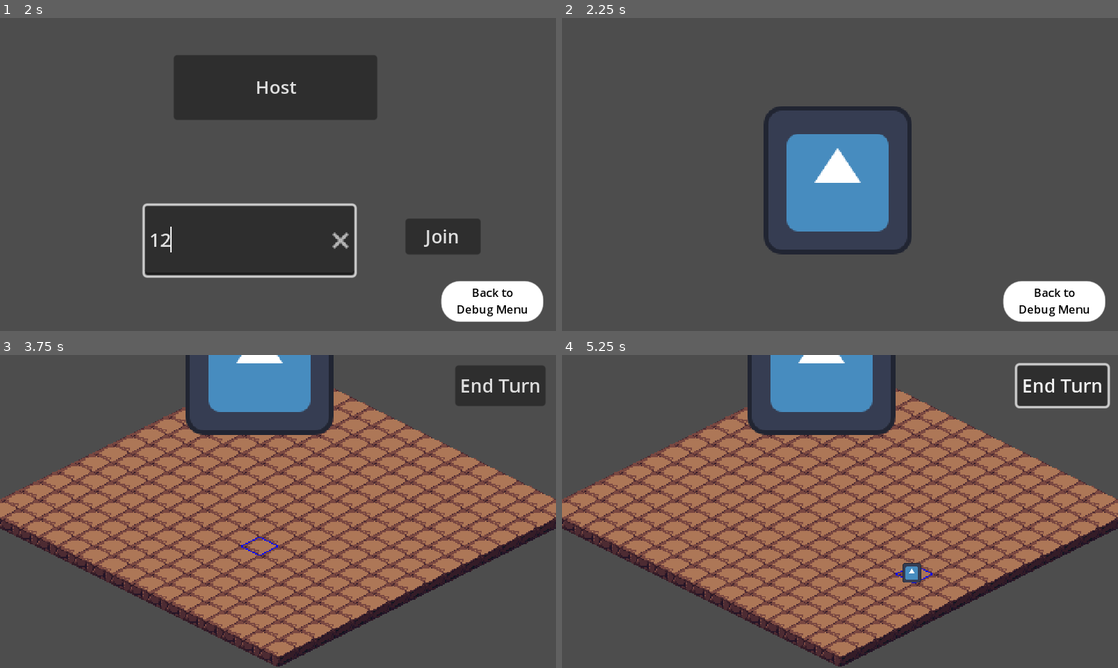
Above: before the commit, frames 1-4 (two rows, left to right).
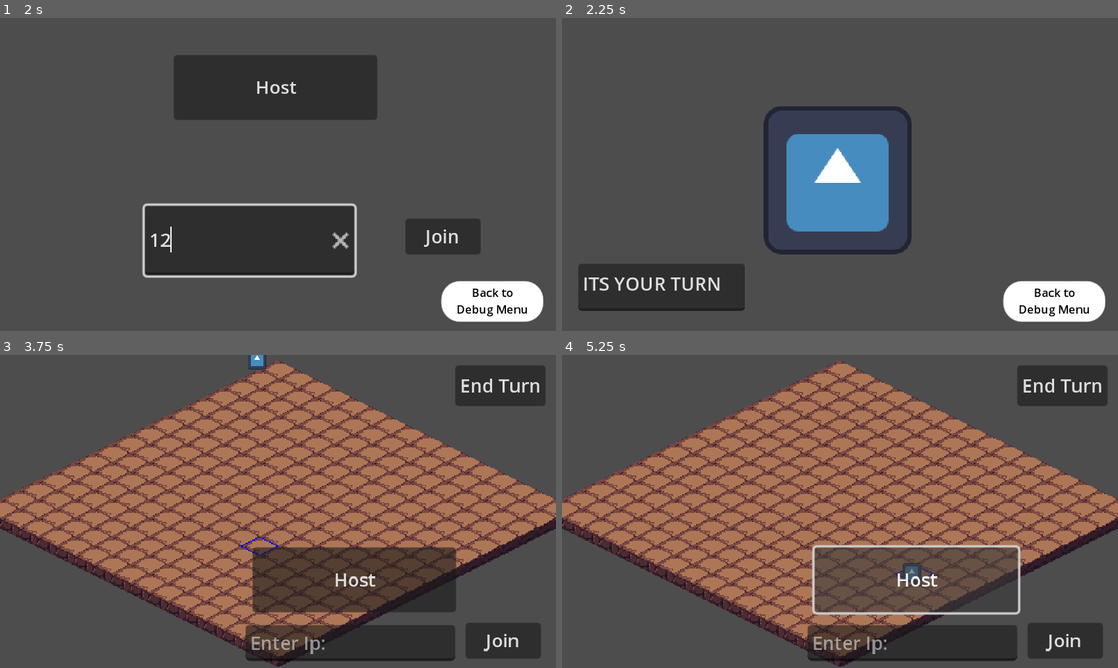
Above: after the commit, the same moments.

Repository: CodingMan275/gunslinger
Game: Godot game, scene res://debug_screen/debug_menu.tscn
The game is run twice, just before and just after one commit, with the same random seed, the same clock (stepped at 60 frames per second) and the same inputs. The engine's default icon, where the game draws it, is replaced by a stand-in: a white triangle on a blue panel in a dark square.
Inputs (mouse positions are in pixels of both pictures, inside the frame that each line leads up to):
- Up to frame 1 (2 s): click "world" at 0.5 s; click (250, 240) at 1.27 s; type "12" at 1.35 s
- Up to frame 2 (2.25 s): click "Host" at 2 s
- Up to frame 3 (3.75 s): click "Back to Debug Menu" at 2.75 s; click "node_2d" at 3.5 s
- Up to frame 4 (5.25 s): click "End Turn" at 4.25 s; click (917, 580) at 5 s, where only the run after the commit has a clickable "Host"

Frame 1 is identical in both runs. In frame 2, 4.4% of the frame differs, in the area x 2-33%, y 78-94%; in frame 3, 19%; in frame 4, 19%, in the area x 33-99%, y 0-98%.
Error after the commit: Attempt to call function 'grab_focus' in base 'null instance' on a null instance. (res://tile_map.gd:23)

Commit message:
Peer ID Connected to Tile Map
Im sorry if this breaks

Diff:
--- a/Player.tscn
+++ b/Player.tscn
@@ -24,4 +24,13 @@
 [node name="MultiplayerSynchronizer" type="MultiplayerSynchronizer" parent="."]
 replication_config = SubResource("SceneReplicationConfig_42imv")
 
+[node name="CanvasLayer" type="CanvasLayer" parent="."]
+
+[node name="TextEdit" type="TextEdit" parent="CanvasLayer"]
+offset_left = 14.0
+offset_top = 212.0
+offset_right = 158.0
+offset_bottom = 253.0
+text = "ITS YOUR TURN"
+
 [connection signal="ready" from="." to="." method="_on_ready"]
--- a/node_2d.tscn
+++ b/node_2d.tscn
@@ -450,6 +450,14 @@
 sources/0 = SubResource("TileSetAtlasSource_p1dyh")
 sources/1 = SubResource("TileSetAtlasSource_bqeqs")
 
+[sub_resource type="SceneReplicationConfig" id="SceneReplicationConfig_mfl53"]
+properties/0/path = NodePath("MoveablePlayer:position")
+properties/0/spawn = true
+properties/0/replication_mode = 1
+properties/1/path = NodePath("CanvasLayer/Button:button_pressed")
+properties/1/spawn = true
+properties/1/replication_mode = 1
+
 [node name="Node2D" type="Node2D"]
 
 [node name="TileMap" type="TileMap" parent="."]
@@ -460,6 +468,7 @@
 layer_1/name = "Layer1"
 layer_1/y_sort_enabled = true
 script = ExtResource("3_m8k54")
+player_scene = ExtResource("5_lmdmc")
 
 [node name="Camera2D" type="Camera2D" parent="."]
 offset = Vector2(16, 130)
@@ -476,7 +485,42 @@
 action_mode = 0
 text = "End Turn"
 
-[node name="Player" parent="." instance=ExtResource("5_lmdmc")]
-
-[connection signal="Order" from="TileMap" to="Player" method="_on_tile_map_order"]
+[node name="Host" type="Button" parent="CanvasLayer"]
+anchors_preset = -1
+anchor_left = 0.454
+anchor_top = 0.615
+anchor_right = 0.82
+anchor_bottom = 0.822
+offset_left = 0.0799866
+offset_top = -0.0500031
+offset_right = 0.103973
+offset_bottom = -0.00396729
+text = "Host"
+
+[node name="Join" type="Button" parent="CanvasLayer"]
+anchors_preset = -1
+anchor_left = 0.837
+anchor_top = 0.856
+anchor_right = 0.973
+anchor_bottom = 0.97
+offset_left = 0.23999
+offset_top = -0.12001
+offset_right = -0.0400391
+offset_bottom = 0.100006
+text = "Join"
+
+[node name="LineEdit" type="LineEdit" parent="CanvasLayer"]
+offset_left = 212.0
+offset_top = 233.0
+offset_right = 393.0
+offset_bottom = 264.0
+placeholder_text = "Enter Ip:"
+clear_button_enabled = true
+
+[node name="MultiplayerSpawner" type="MultiplayerSpawner" parent="."]
+spawn_path = NodePath("..")
+
+[node name="MultiplayerSynchronizer" type="MultiplayerSynchronizer" parent="."]
+replication_config = SubResource("SceneReplicationConfig_mfl53")
+
 [connection signal="pressed" from="CanvasLayer/Button" to="TileMap" method="_on_button_pressed"]
--- a/player.gd
+++ b/player.gd
@@ -11,14 +11,34 @@
 
 #Player ID which will be determined on creation
 #Based on number of current connected peers
-var Player_ID = 0
+var Host_ID = 0
+var Client_ID = 0
 
+
+#When Host instantitates the play it is given special player 1 priviliges
+#Also giving it an ID based on number of peers messed it up
+func _on_host_id_signal(ID) -> void:
+	Host_ID = ID
+	pass # Replace with function body.
 
 #When the player is spawned into the 'tree' or scene it is giving
 #itself authority to itself multiplayer wise. Basically it gives you control
 #over your character
 func _enter_tree():
 	set_multiplayer_authority(name.to_int())
+
+	#Host is having some issues when peer connects and keeping its orignial ID of 1
+	#So now if the peer did not connected by host its ID its Host ID is zero
+	#and it gets a client ID, again could not find a more elegant solution but it will work
+	#Could proabably get it down to one static ID on a function that does not get called multiple times
+	#Sorry, -Josh
+	if Host_ID == 0:
+		Client_ID = multiplayer.get_peers().size() + 1
+		print(Client_ID)
+	else:
+		#Nothing changes its id is still 1
+		Host_ID = 1
+
 
 #Every tic or game update 'delta' the move function is being called
 func _physics_process(delta):
@@ -52,7 +72,7 @@
 	#increase the players velocity to max speed
 	velocity += Accel
 	velocity = velocity.limit_length(MAX_SPEED)
-	print(Player_ID)
+
 
 
 #When the signal from the world turn order is actvated this function
@@ -60,11 +80,8 @@
 func _on_tile_map_order(x) -> void:
 	print("Player")
 	print(x)
+	if(Host_ID == x || Client_ID == x):
+		$CanvasLayer.show()
+	else:
+		$CanvasLayer.hide()
 	pass # Replace with function body.
-
-func _on_ready() -> void:
-		#Array is empty when host is present, plus 1 to give it plyaer ID 1
-	#everytime a player spawns in the scene this runs and it is given its ID
-	Player_ID = multiplayer.get_peers().size() + 1
-	print(Player_ID)
-	pass # Replace with function body.
--- a/tile_map.gd
+++ b/tile_map.gd
@@ -20,6 +20,7 @@
 			}
 			set_cell(0, Vector2(x, y), 0, Vector2i(0, 0), 0)
 	#print(Dict)
+	line_edit.grab_focus()
 
 func _process(delta):
 	var tile = local_to_map(get_global_mouse_position())
@@ -45,3 +46,85 @@
 	#Signal is emitted with the information of turn order
 	Order.emit(Turn_Order)
 	pass # Replace with function body.
+
+#LAN JOSH STUFF
+#LAN Multiplayer tutorial https://www.youtube.com/watch?v=M0LJ9EsS_Ak
+
+#Peer can be both a client or host, its just who you are
+var peer = ENetMultiplayerPeer.new()
+
+signal Host_ID_Signal
+
+#This is what the player will be, whatever the player controller is plug in here
+@export var player_scene : PackedScene
+
+@onready var line_edit = get_node("CanvasLayer/LineEdit")
+
+#Creating a server on someones machine
+func _on_host_pressed() -> void:
+
+	#Will get a window user's LAN IP address, each device has its own unique
+	#LAN IP which needs to be shared somehow
+	#https://forum.godotengine.org/t/how-to-get-local-ip-address/10399/2
+	var LAN_IP = IP.resolve_hostname(str(OS.get_environment("COMPUTERNAME")),1)
+	print(LAN_IP)
+
+	#Arbitrary port, can be changed later or can be made inputable
+	peer.create_server(1027)
+	#creates the peer who is hosting
+	multiplayer.multiplayer_peer = peer
+	multiplayer.peer_connected.connect(add_player)
+	#Add the player to the scene / game
+	add_player()
+	#Canvas no longer needed
+	$CanvasLayer.hide()
+
+#Joining someone who is hosting the game
+func _on_join_pressed() -> void:
+	#IP of SUNY Poly, can be changed later
+	peer.create_client(line_edit.text, 1027)
+	#Create client peer
+	multiplayer.multiplayer_peer = peer
+
+
+	#Canvas no longer needed
+	$CanvasLayer.hide()
+
+	#Adding player number 1
+func add_player(id = 1):
+	#Create an instance of the player scene
+	var player = player_scene.instantiate()
+	#Makes the player name the ID
+	player.name = str(id)
+	#This should make the instance of the character a child of then scene
+	call_deferred("add_child", player)
+
+	#Signal for host to get ID which is player 1, not ideal but no other solution found
+	Host_ID_Signal.emit(1)
+
+	#Exiting the game
+	#This does not work as intended, client is not properly deleted
+	#If host dissconects no one else is booted
+	#Probably has soething to do with clients not having IDs yet
+	#Unclear on how dissconnecting mid match and rejoing would work
+	#I feel confident I could make it work.
+	#Really unclear on how save states would work, not as confident in that
+func exit_game(id):
+	#Deletes host player when they dissconnect
+	multiplayer.peer_disconnected.connect(del_player)
+	del_player(id)
+
+#Calls rpc for deleting players when it dissconnected
+#Not sure why we need two functions del_player and _del_player
+#Just followed tutorial and it broke when I tried to make it more compact
+#A non-issue
+func del_player(id):
+	rpc("_del_player", id)
+
+#RPC is very important for multiplayer in godot, apparently
+@rpc("any_peer","call_local")
+
+#Finally deletes player with ID
+func _del_player(id):
+	#deletes node in the world scene
+	get_node(str(id)).queue_free()
--- a/world.gd
+++ b/world.gd
@@ -1,17 +1,10 @@
 extends Node2D
 #LAN Multiplayer tutorial https://www.youtube.com/watch?v=M0LJ9EsS_Ak
 
-
-#As of right now it is hard coded to only work When
-#Josh hosts the game because of the LAN IP address
-#Working on better solutions now
-
-#Just something to prove LAN is possible with basic movements
-#I feel confident that if we get a world controller / automatic rules controller
-#it would be easy to properly sync and async what is needed per player
-
 #Peer can be both a client or host, its just who you are
 var peer = ENetMultiplayerPeer.new()
+
+signal Host_ID_Signal
 
 #This is what the player will be, whatever the player controller is plug in here
 @export var player_scene : PackedScene
@@ -60,6 +53,9 @@
 	#This should make the instance of the character a child of then scene
 	call_deferred("add_child", player)
 
+	#Signal for host to get ID which is player 1, not ideal but no other solution found
+	Host_ID_Signal.emit(1)
+
 	#Exiting the game
 	#This does not work as intended, client is not properly deleted
 	#If host dissconects no one else is booted
--- a/world.tscn
+++ b/world.tscn
@@ -53,5 +53,6 @@
 offset_right = 231.0
 offset_bottom = 122.0
 
+[connection signal="Host_ID_Signal" from="." to="." method="_on_host_id_signal"]
 [connection signal="pressed" from="CanvasLayer/Host" to="." method="_on_host_pressed"]
 [connection signal="pressed" from="CanvasLayer/Join" to="." method="_on_join_pressed"]
Not shown: 1 places in node_2d.tscn that only renumber resources
